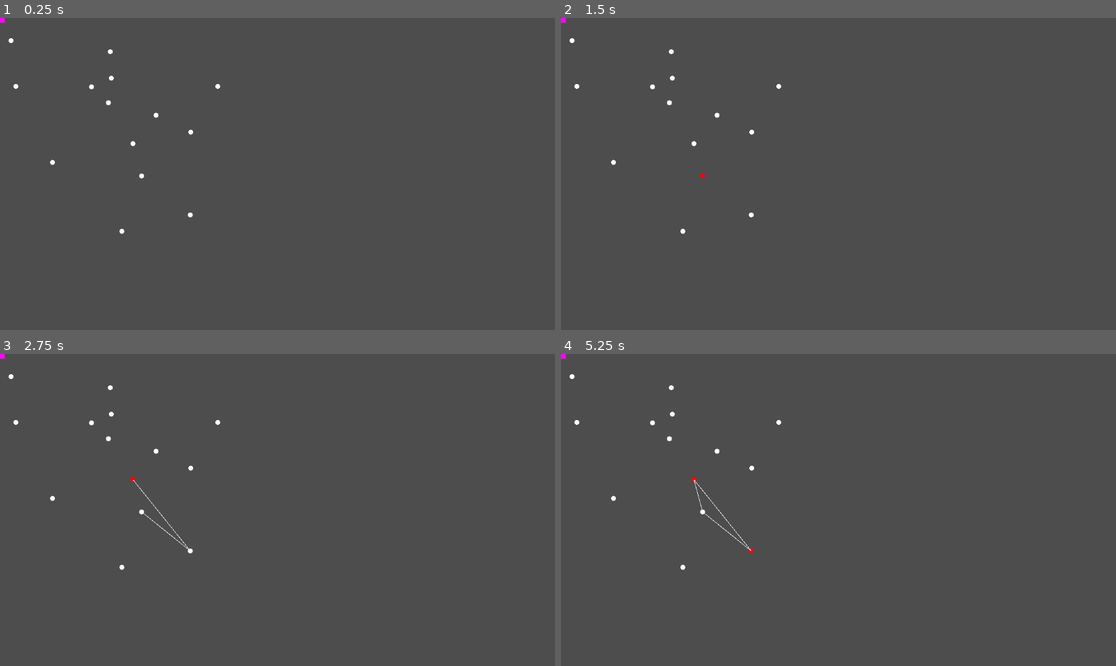
Above: before the commit, frames 1-4 (two rows, left to right).
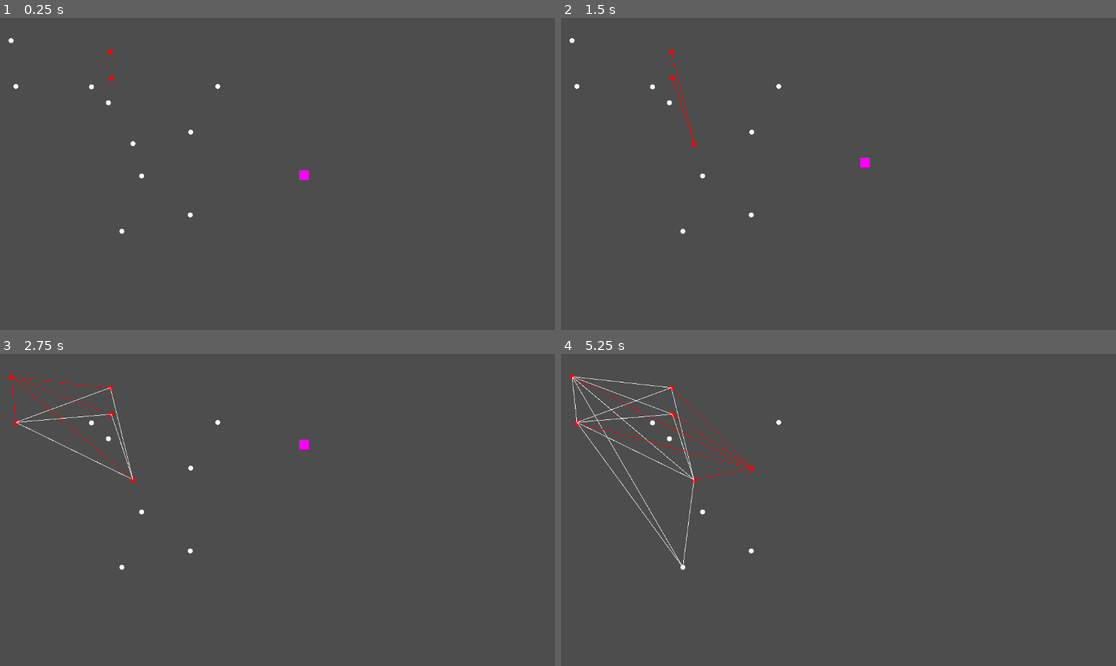
Above: after the commit, the same moments.

Repository: fitomega/GodotHandMadeNeurones
Game: Godot game, scene res://scenes/main.tscn
Same seed, same stepped clock (60 frames per second), same inputs: the game is played once before the commit and once after it.
Inputs (mouse positions are in pixels of both pictures, inside the frame that each line leads up to):
- Up to frame 1 (0.25 s): no input
- Up to frame 2 (1.5 s): tap Enter (ui_accept) at 0.5, 0.6, 0.77, 1.07, 1.35 s; move the mouse to (960, 158) at 0.52 s; hold Right (ui_right) from 0.53 s (still down); move the mouse to (727, 189) at 1.27 s
- Up to frame 3 (2.75 s): tap Enter (ui_accept) at 1.52, 1.82, 2.1 s; move the mouse to (333, 441) at 2.02 s; release Right (ui_right) at 2.03 s; hold Left (ui_left) from 2.03 s (still down)
- Up to frame 4 (5.25 s): move the mouse to (810, 572) at 2.77 s; release Left (ui_left) at 2.78 s; hold Right (ui_right) 2.78-4.28 s; tap Enter (ui_accept) at 2.85, 3.02, 3.32, 3.6, 3.77, 4.07, 4.25, 4.35, 4.52, 4.82, 5, 5.1 s; move the mouse to (1005, 556) at 3.52 s; move the mouse to (672, 463) at 4.27 s; hold Left (ui_left) 4.28-5.03 s; move the mouse to (866, 510) at 5.02 s; hold Right (ui_right) from 5.03 s (still down)

The runs differ from the first frame. In frame 1, 0.1% of the frame differs, in the area x 0-56%, y 0-52%; in frame 2, 0.2%; in frame 3, 0.7%; in frame 4, 1.2%, in the area x 0-35%, y 0-68%.

Commit message:
I fixed some neurones problem that makes a infinite loop

Diff:
--- a/objects/conecction.gd
+++ b/objects/conecction.gd
@@ -18,11 +18,11 @@
 	self.origin.connections.append(self)
 	self.target.connections.append(self)
 	self.name = id
+	self.weight = 0
 
 func send(n : Neurone, value):
 	if n == origin:
 		target.recieve(value * weight)
-
 		self.color = Color.RED
 		queue_redraw()
 		var timer : Timer = Timer.new()
--- a/objects/neuronal_network.gd
+++ b/objects/neuronal_network.gd
@@ -11,15 +11,29 @@
 
 func _ready() -> void:
 	# Rellenamos las neuronas de forma random
-	var n0 : Neurone = Neurone.OutputN.new("N" + str(1) + "| Output", 0, 0)
+	var n0 : Neurone = Neurone.OutputN.new("N" + str(1) + "| Output", 1, 1)
+	var n1 : Neurone = Neurone.OutputN.new("N" + str(2) + "| Output", 1, 1)
+	var n2 : Neurone = Neurone.OutputN.new("N" + str(3) + "| Output", 1, 1)
+	var n3 : Neurone = Neurone.OutputN.new("N" + str(4) + "| Output", 1, 1)
 	neurones.append(n0)
-	n0.value = Vector2(200, 0)
+	n0.value = Vector2(20, 0)
 	n0.fired.connect(func(value):
 		Enemy.move(value))
 
-	for i in range(2, 5): neurones.append(Neurone.InputN.new("N" + str(i) + "| Input", 0, 0))
-	for i in range(5, 10): neurones.append(Neurone.OutputN.new("N" + str(i) + "| Output", 0, 0))
-	for i in range(10, 15): neurones.append(Neurone.MiddleN.new("N" + str(i) + "| Middle", 0, 0))
+	neurones.append(n1)
+	n1.value =  Vector2(0, 20)
+	n1.fired.connect(func(value): Enemy.move(value))
+
+	neurones.append(n2)
+	n2.value =  Vector2(-20, 0)
+	n2.fired.connect(func(value): Enemy.move(value))
+
+	neurones.append(n3)
+	n3.value =  Vector2(0, -20)
+	n3.fired.connect(func(value): Enemy.move(value))
+
+	for i in range(2, 5): neurones.append(Neurone.InputN.new("N" + str(i) + "| Input", 1, 1))
+	for i in range(10, 15): neurones.append(Neurone.MiddleN.new("N" + str(i) + "| Middle", 1, 1))
 
 	neurones.any(func(n:Neurone):
 		self.add_child(n)
@@ -39,17 +53,31 @@
 				if(n1 == n2): return false
 				elif(n1 is Neurone.OutputN): return false
 				elif(n1 is Neurone.MiddleN && n2 is Neurone.InputN): return false
+				elif(n1 is Neurone.InputN && n2 is Neurone.InputN): return false
 				elif n1.connections.filter(func(c : Connection): return c.target == n2 || c.origin == n2).size() == 0:
 					print(n1.id, "->", n2.id, " delta: " + str(process_time))
 					var new_conn = Connection.new(n1.id + " " + n2.id, n1, n2)
 					connections.append(new_conn)
 					self.add_child(new_conn)
+				elif n1.connections.filter(func(c : Connection): return c.target == n2 || c.origin == n2).size() >= 0:
+					n1.connections.any(
+						func(c:Connection):
+							if( c.target == n2 || c.origin == n2):
+								c.weight += 0.1)
 		)
 
 	#temporarely auto stimulate
-	if process_time < 10000 && process_time % 50 == 0:
-		first_stimulate()
+	if (process_time < 1000 && process_time % 50 == 0): first_stimulate()
 
 func first_stimulate():
 	var inputs = neurones.filter(func(n): return n is Neurone.InputN)
-	inputs.pick_random().recieve(10)
+	neurones.pick_random().recieve(10)
+
+func punish(value : float):
+	active_neurones.any(
+		func(n : Neurone): n.connections.any(func(c : Connection): if(c.weight > 0): c.weight -= value)
+	)
+func approve(value : float):
+	active_neurones.any(
+		func(n : Neurone): n.connections.any(func(c : Connection): if(c.weight > 0): c.weight += value)
+	)
--- a/objects/neurone.gd
+++ b/objects/neurone.gd
@@ -23,6 +23,8 @@
 func _ready() -> void:
 	timer = Timer.new()
 	self.add_child(timer)
+
+
 
 func fire():
 	self.state = true
@@ -51,14 +53,14 @@
 	func fire(): super()
 class InputN:
 	extends Neurone
-	func recieve(new_value): super(new_value)
+	func send(): fire()
 class MiddleN:
 	extends Neurone
 	func fire(): super()
 	func recieve(new_value): super(new_value)
 
 func _to_string() -> String:
-	return self.name + " | " + str(self.value) + " | " + str(self.threshold) + " | " + str(self.recieved_value)
+	return self.name + " | " + str(self.value) + " | " + str(self.threshold) + " | " + str(self.recieved_value) + " | Time ->" + str(self.timer.time_left)
 
 func _input(event: InputEvent) -> void:
 	if Input.is_action_just_pressed("ui_accept") && get_global_mouse_position().distance_to(self.position) < 5:
--- /dev/null
+++ b/scenes/character_body_2d.gd
@@ -0,0 +1,25 @@
+extends CharacterBody2D
+
+
+const SPEED = 300.0
+const JUMP_VELOCITY = -400.0
+
+
+func _physics_process(delta: float) -> void:
+	# Add the gravity.
+	if not is_on_floor():
+		velocity += get_gravity() * delta
+
+	# Handle jump.
+	if Input.is_action_just_pressed("ui_accept") and is_on_floor():
+		velocity.y = JUMP_VELOCITY
+
+	# Get the input direction and handle the movement/deceleration.
+	# As good practice, you should replace UI actions with custom gameplay actions.
+	var direction := Input.get_axis("ui_left", "ui_right")
+	if direction:
+		velocity.x = direction * SPEED
+	else:
+		velocity.x = move_toward(velocity.x, 0, SPEED)
+
+	move_and_slide()
--- a/scenes/enemy.gd
+++ b/scenes/enemy.gd
@@ -2,10 +2,32 @@
 class_name EnemyAI
 
 @export var neuronalNetwork : NeuronalNetwork
+var main
+
+func _ready() -> void:
+	main = self.get_parent()
 
 func move(value : Vector2):
 	self.velocity = value
+	move_and_slide() #if I put the move and slide on the move function it will only move each time move is called
 
 
-func _process(delta: float) -> void:
-	move_and_slide() #if I put the move and slide on the move function it will only move each time move is called
+
+func _physics_process(delta: float) -> void:
+	#sends the movument
+	var inputs = neuronalNetwork.neurones.filter(func(n : Neurone): return n is Neurone.InputN)
+
+
+	if self.position.x != inputs[0].value:
+		inputs[0].value =( self.position.x - 0) / (main.MAX_MAP_X - 0)
+		inputs[0].send()
+	if self.position.y != inputs[1].value:
+		inputs[1].value = ( self.position.y - 0) / (main.MAX_MAP_Y - 0)
+		inputs[1].send()
+
+	if get_slide_collision_count() > 0:
+		inputs[2].value = 1
+		inputs[2].send()
+		neuronalNetwork.punish(0.1)
+	else:
+		inputs[2].value = 0
--- /dev/null
+++ b/scenes/main.gd
@@ -0,0 +1,3 @@
+extends Node2D
+const MAX_MAP_X = 1040
+const MAX_MAP_Y = 585
--- a/scenes/main.tscn
+++ b/scenes/main.tscn
@@ -1,9 +1,16 @@
-[gd_scene load_steps=3 format=3 uid="uid://jhcqkhj08uqw"]
+[gd_scene load_steps=6 format=3 uid="uid://jhcqkhj08uqw"]
 
 [ext_resource type="Script" uid="uid://biyaks0lpfkhy" path="res://objects/neuronal_network.gd" id="1_o5qli"]
+[ext_resource type="Script" uid="uid://ciun8u3pbjh31" path="res://scenes/main.gd" id="1_sugp2"]
 [ext_resource type="PackedScene" uid="uid://duyvrhfak4ie3" path="res://scenes/enemy.tscn" id="2_0wfyh"]
 
+[sub_resource type="RectangleShape2D" id="RectangleShape2D_0wfyh"]
+size = Vector2(26, 479)
+
+[sub_resource type="CircleShape2D" id="CircleShape2D_sugp2"]
+
 [node name="Main" type="Node2D"]
+script = ExtResource("1_sugp2")
 
 [node name="NeuronalNetwork" type="Node2D" parent="." node_paths=PackedStringArray("Enemy")]
 script = ExtResource("1_o5qli")
@@ -11,4 +18,17 @@
 metadata/_custom_type_script = "uid://biyaks0lpfkhy"
 
 [node name="Enemy" parent="." node_paths=PackedStringArray("neuronalNetwork") instance=ExtResource("2_0wfyh")]
+position = Vector2(631, 326)
 neuronalNetwork = NodePath("../NeuronalNetwork")
+
+[node name="StaticBody2D" type="StaticBody2D" parent="."]
+position = Vector2(736, 302)
+
+[node name="CollisionShape2D" type="CollisionShape2D" parent="StaticBody2D"]
+shape = SubResource("RectangleShape2D_0wfyh")
+
+[node name="Area2D" type="Area2D" parent="."]
+position = Vector2(477, 429)
+
+[node name="CollisionShape2D" type="CollisionShape2D" parent="Area2D"]
+shape = SubResource("CircleShape2D_sugp2")
Not shown, added: scenes/character_body_2d.gd.uid
Not shown, added: scenes/main.gd.uid
Not shown, changed: README.md
